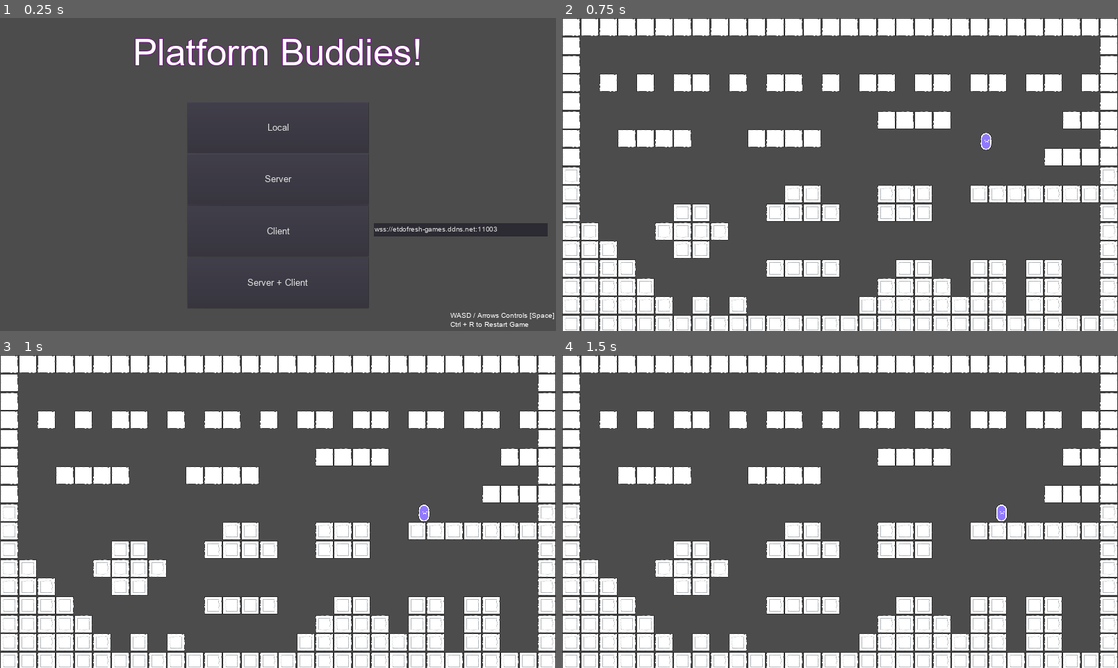
Above: before the commit, frames 1-4 (two rows, left to right).
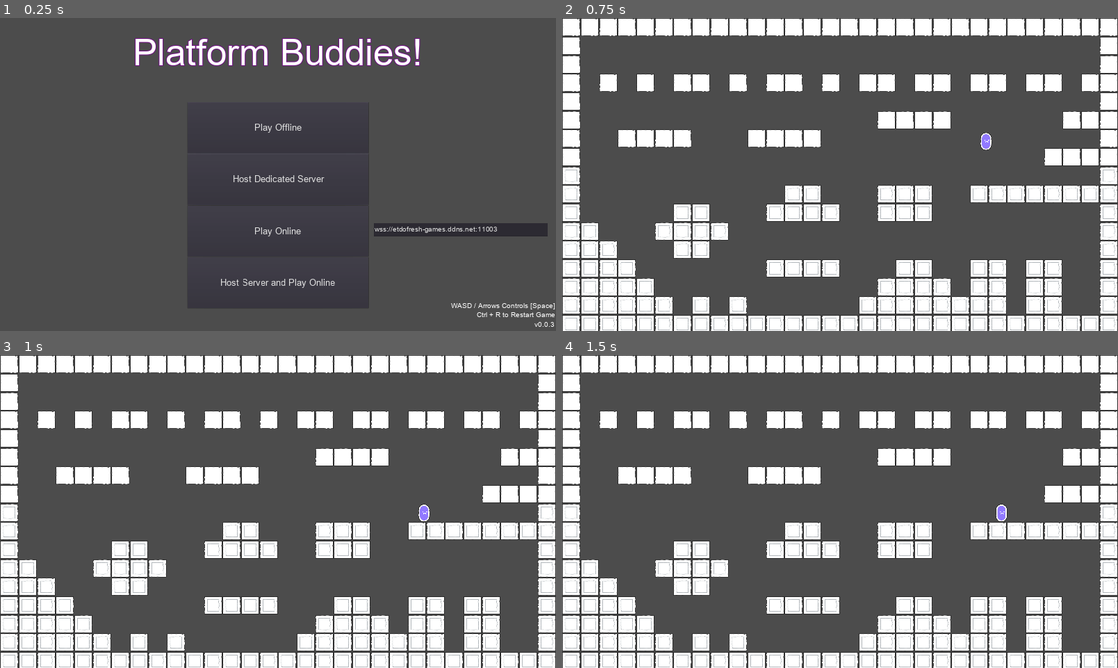
Above: after the commit, the same moments.

Repository: ETdoFresh/PlatformBuddies
Game: Godot game, scene res://entities/menu/menu.tscn
The game is run twice, just before and just after one commit, with the same random seed, the same clock (stepped at 60 frames per second) and the same inputs.
Inputs:
- Up to frame 1 (0.25 s): no input
- Up to frame 2 (0.75 s): click "Local" (after the commit: "Play Offline") at 0.5 s
- Up to frame 3 (1 s): no input
- Up to frame 4 (1.5 s): tap Enter at 1.25 s; hold Right (ui_right) from 1.28 s (still down); hold Ctrl from 1.28 s (still down)

The runs differ from the first frame. In frame 1, 1.0% of the frame differs, in the area x 39-100%, y 33-99%; in frame 2, nothing differs; in frame 3, nothing differs; in frame 4, nothing differs.

Commit message:
Show version number on Menu Screen.

Diff:
--- a/entities/autoload/settings.gd
+++ b/entities/autoload/settings.gd
@@ -1,6 +1,6 @@
 extends Node
 
-const VERSION = "v0.0.2"
+const VERSION = "v0.0.3"
 
 var client_url = "ws://localhost:11003"
 
--- a/entities/menu/menu.gd
+++ b/entities/menu/menu.gd
@@ -6,6 +6,8 @@
 const both_worlds = preload("res://entities/world/both.tscn")
 
 func _ready():
+    $Label.text += Settings.VERSION
+
     if OS.get_name() == "HTML5":
         $VBoxContainer/Button2.visible = false
         $VBoxContainer/Button4.visible = false
--- a/entities/menu/menu.tscn
+++ b/entities/menu/menu.tscn
@@ -5,7 +5,7 @@
 [ext_resource path="res://fonts/arial_48.tres" type="DynamicFont" id=3]
 [ext_resource path="res://fonts/title.tres" type="DynamicFont" id=4]
 
-[node name="Control" type="Control"]
+[node name="Menu" type="Control"]
 anchor_right = 1.0
 anchor_bottom = 1.0
 script = ExtResource( 2 )
@@ -32,7 +32,7 @@
 size_flags_horizontal = 3
 size_flags_vertical = 3
 custom_fonts/font = ExtResource( 1 )
-text = "Local"
+text = "Play Offline"
 
 [node name="Button2" type="Button" parent="VBoxContainer"]
 margin_top = 356.0
@@ -41,7 +41,7 @@
 size_flags_horizontal = 3
 size_flags_vertical = 3
 custom_fonts/font = ExtResource( 1 )
-text = "Server"
+text = "Host Dedicated Server"
 
 [node name="Button3" type="Button" parent="VBoxContainer"]
 margin_top = 712.0
@@ -50,7 +50,7 @@
 size_flags_horizontal = 3
 size_flags_vertical = 3
 custom_fonts/font = ExtResource( 1 )
-text = "Client"
+text = "Play Online"
 
 [node name="Button4" type="Button" parent="VBoxContainer"]
 margin_top = 1068.0
@@ -59,7 +59,7 @@
 size_flags_horizontal = 3
 size_flags_vertical = 3
 custom_fonts/font = ExtResource( 1 )
-text = "Server + Client"
+text = "Host Server and Play Online"
 
 [node name="Title" type="Label" parent="."]
 margin_right = 3839.0
@@ -72,15 +72,6 @@
 "_edit_use_anchors_": false
 }
 
-[node name="Label" type="Label" parent="."]
-margin_left = 3111.27
-margin_top = 2019.5
-margin_right = 3813.27
-margin_bottom = 2132.5
-custom_fonts/font = ExtResource( 3 )
-text = "WASD / Arrows Controls [Space]
-Ctrl + R to Restart Game"
-
 [node name="LineEdit" type="LineEdit" parent="."]
 margin_left = 2583.0
 margin_top = 1414.0
@@ -91,3 +82,17 @@
 __meta__ = {
 "_edit_use_anchors_": false
 }
+
+[node name="Label" type="Label" parent="."]
+margin_left = 3111.27
+margin_top = 1951.62
+margin_right = 3813.27
+margin_bottom = 2122.62
+custom_fonts/font = ExtResource( 3 )
+text = "WASD / Arrows Controls [Space]
+Ctrl + R to Restart Game
+"
+align = 2
+__meta__ = {
+"_edit_use_anchors_": false
+}
